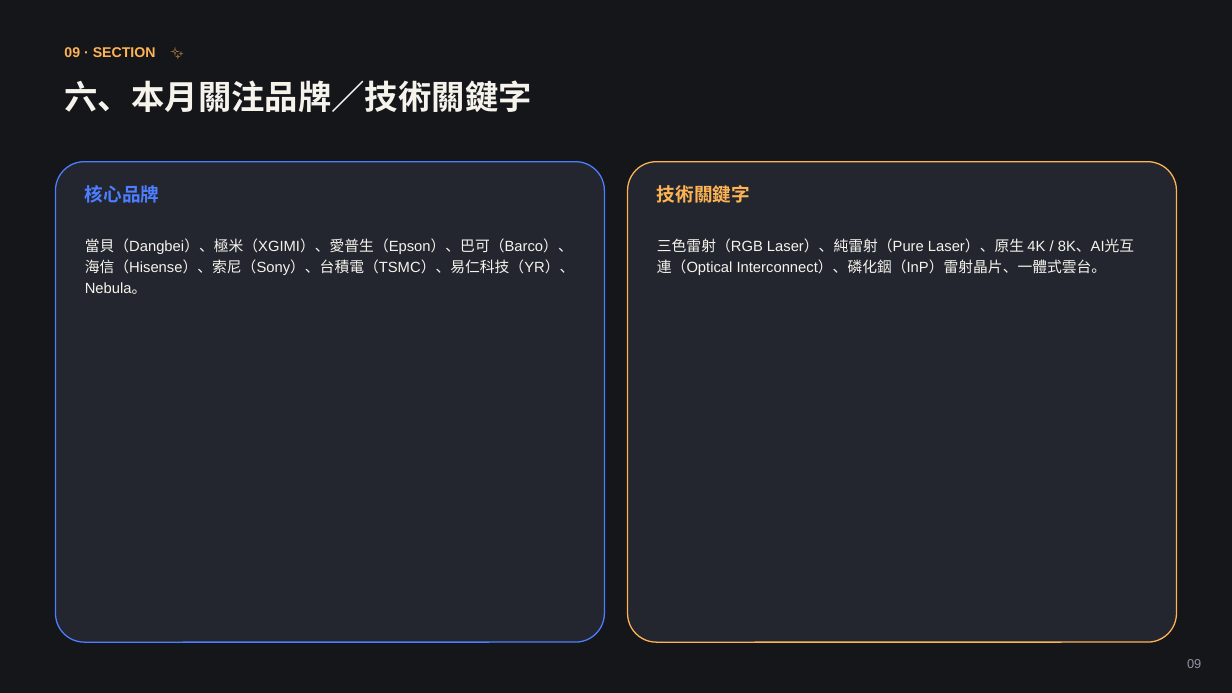
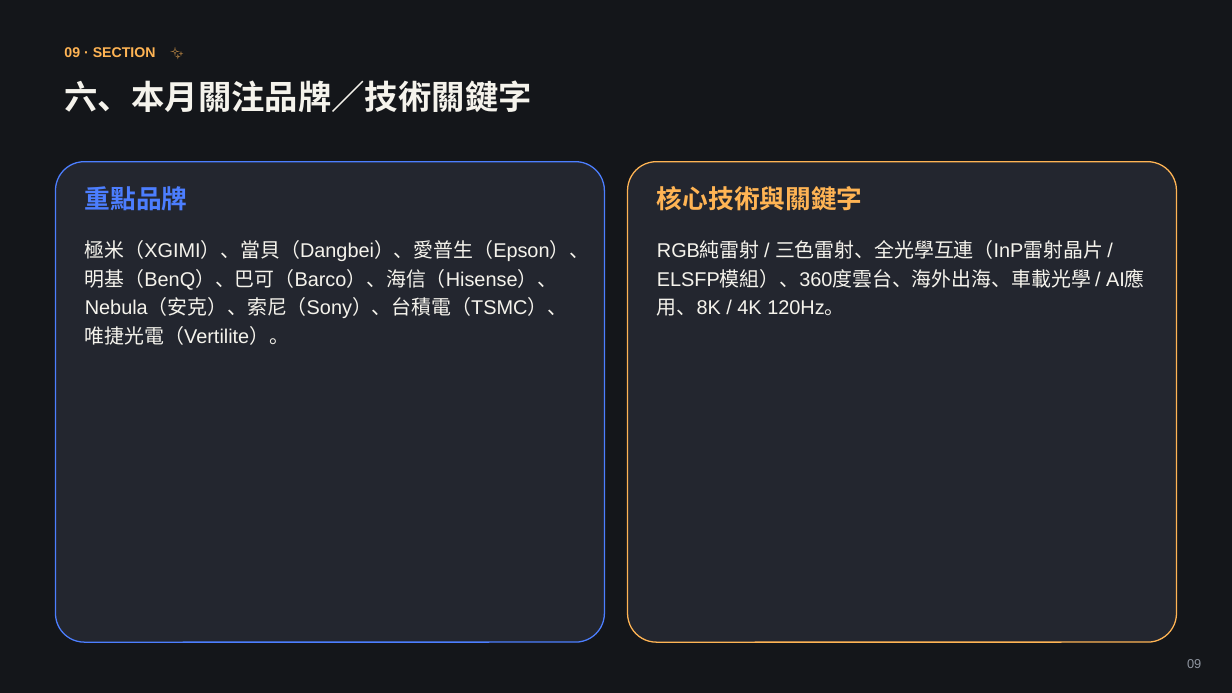
Before and after one commit to coffee30233-gif/Project-Insight, a slide deck: slide 9 of data/reports/2026-08.pptx. Drawn at 1232x693 pixels with LibreOffice and Linux fonts; fonts in the diff are those of the drawing. Boxes give left, top, right and bottom in pixels: in the first picture for what was removed or moved away, otherwise in the second. Text is boxed around its words. In the diff, an @@ line names an element or a change of style, - is before the commit and + after.

```diff
--- a/data/reports/2026-08.pptx
+++ b/data/reports/2026-08.pptx
@@ text at <box>85,186,188,211</box>: text changed; size 14.5 to 20 pt @@
-核心品牌
+重點品牌
@@ text at <box>657,186,863,211</box>: text changed; size 14.5 to 20 pt @@
-技術關鍵字
+核心技術與關鍵字
@@ text at <box>85,240,590,345</box>: text changed; size 11.5 to 15.5 pt @@
-當貝（Dangbei）、極米（XGIMI）、愛普生（Epson）、巴可（Barco）、海信（Hisense）、索尼（Sony）、台積電（TSMC）、易仁科技（YR）、Nebula。
+極米（XGIMI）、當貝（Dangbei）、愛普生（Epson）、明基（BenQ）、巴可（Barco）、海信（Hisense）、Nebula（安克）、索尼（Sony）、台積電（TSMC）、唯捷光電（Vertilite）。
@@ text at <box>657,240,1103,316</box>: text changed; size 11.5 to 15.5 pt @@
-三色雷射（RGB Laser）、純雷射（Pure Laser）、原生 4K / 8K、AI光互連（Optical Interconnect）、磷化銦（InP）雷射晶片、一體式雲台。
+RGB純雷射 / 三色雷射、全光學互連（InP雷射晶片 / ELSFP模組）、360度雲台、海外出海、車載光學 / AI應用、8K / 4K 120Hz。
```
Also in this commit, not shown: 5 other slides changed, 4 slides added, 34 slides removed, 4 other files.
